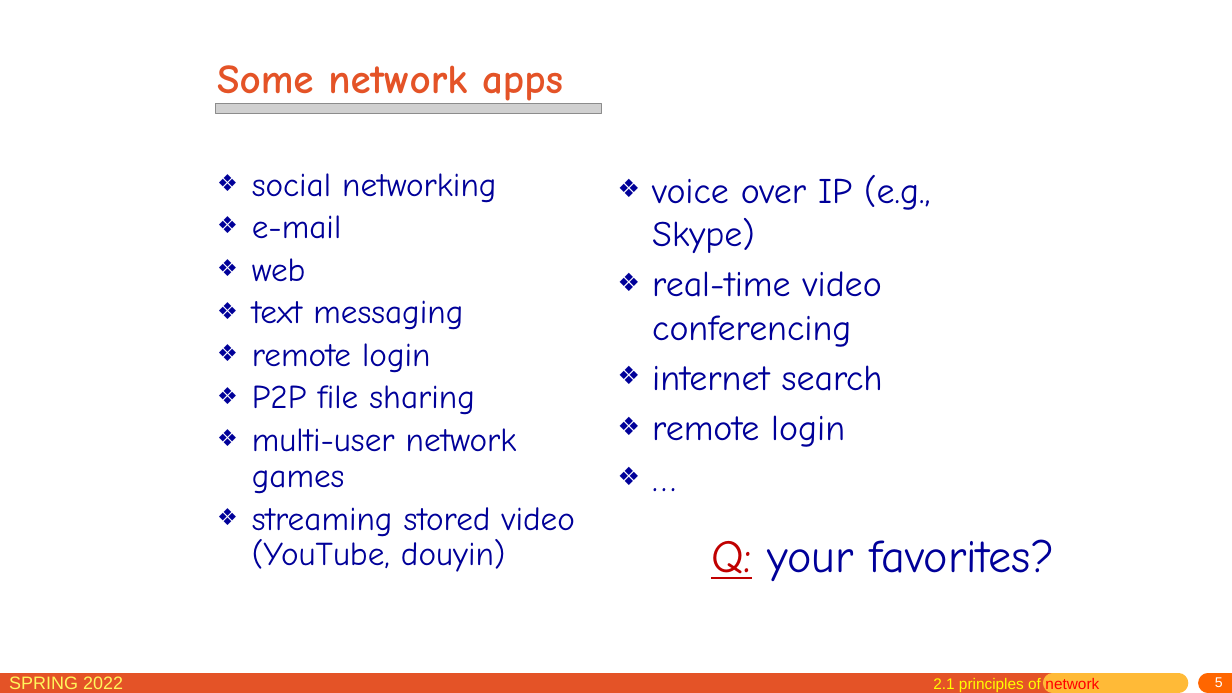
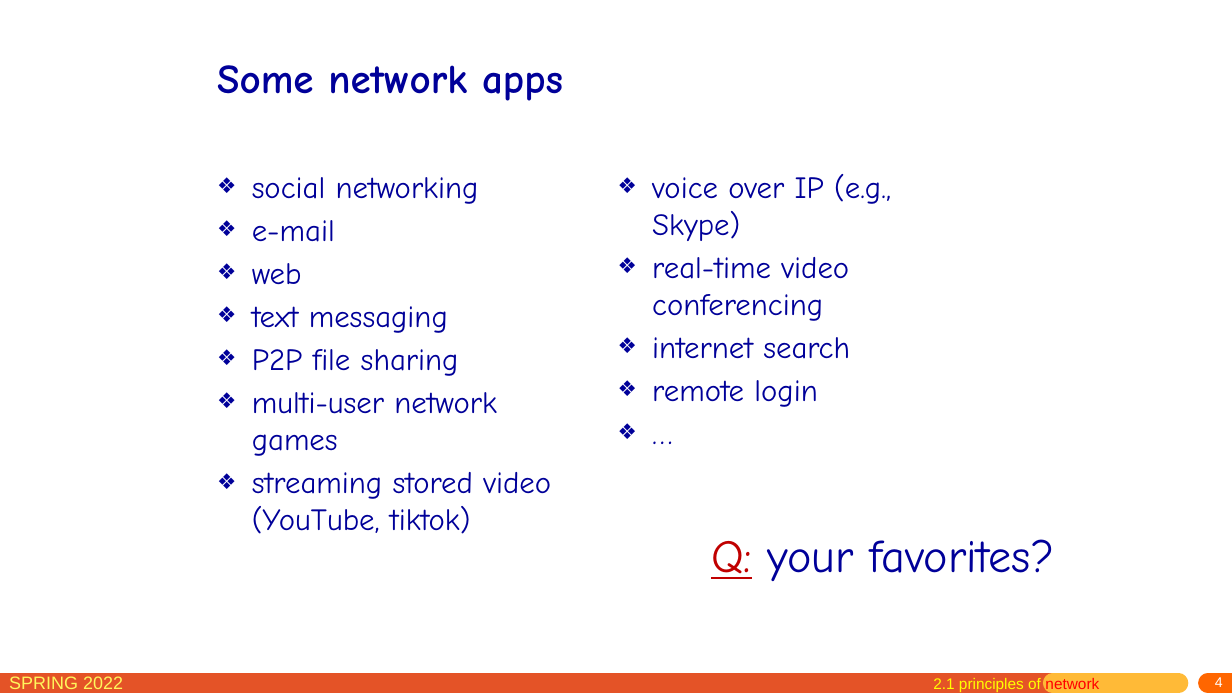
Before and after one commit to network-whu/slides, a slide deck: slide 4 of pptx/chapter2.pptx (slide 5 before the commit). Drawn at 1232x693 pixels with LibreOffice and Linux fonts; fonts in the diff are those of the drawing; grey boxes stand for pictures. Boxes give left, top, right and bottom in pixels: in the first picture for what was removed or moved away, otherwise in the second. Text is boxed around its words. In the diff, an @@ line names an element or a change of style, - is before the commit and + after.

```diff
--- a/pptx/chapter2.pptx
+++ b/pptx/chapter2.pptx
@@ title "Some network apps" at box(217, 65, 563, 101): text colour #E45327 to #000099 @@
@@ picture removed at box(216, 104, 602, 114) @@
@@ text at box(252, 177, 497, 456): size 25.9 to 24 pt in "social networking", "e-mail", "web", "text messaging" and 2 more places; line spacing 0.9 to 1 @@
@@ text "voice over IP (e.g., Skype)" at box(652, 174, 891, 407): size 28 to 24 pt @@
@@ text at box(252, 343, 430, 373): paragraph removed @@
-❖ remote login
@@ text at box(252, 472, 551, 534): text changed; size 25.9 to 24 pt @@
-❖ streaming stored video (YouTube, douyin)
+❖ streaming stored video (YouTube, tiktok)
@@ page number at box(1215, 677, 1223, 687): text changed @@
-5
+4
```
Also in this commit, not shown: 107 other slides changed, 1 slide removed.
